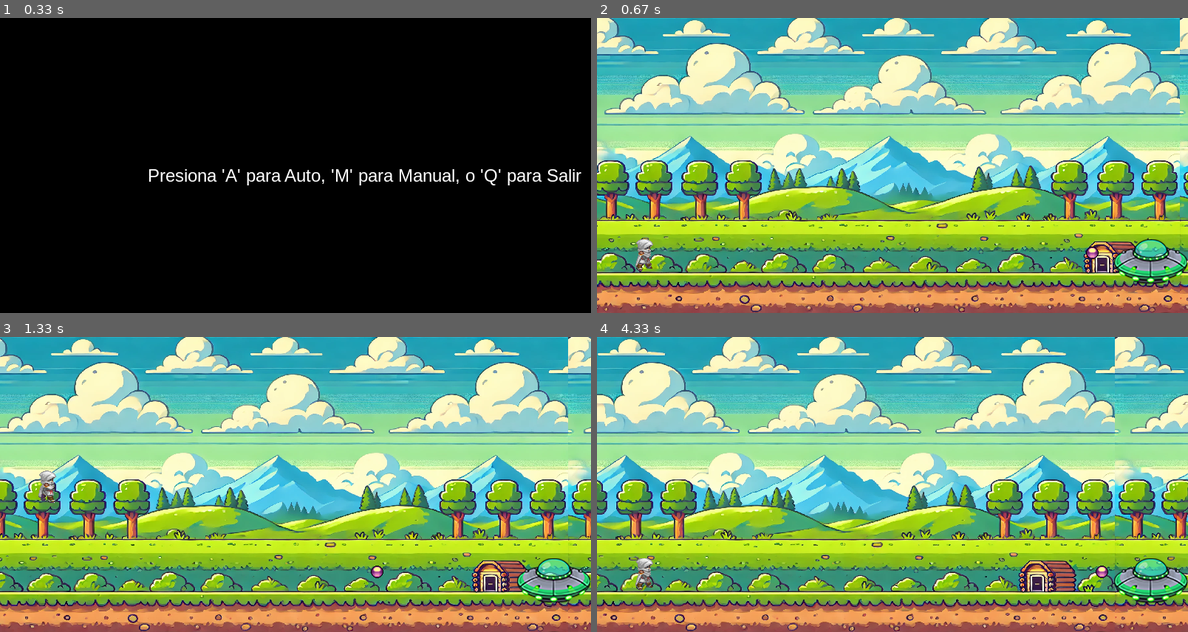
Above: before the commit, frames 1-4 (two rows, left to right).
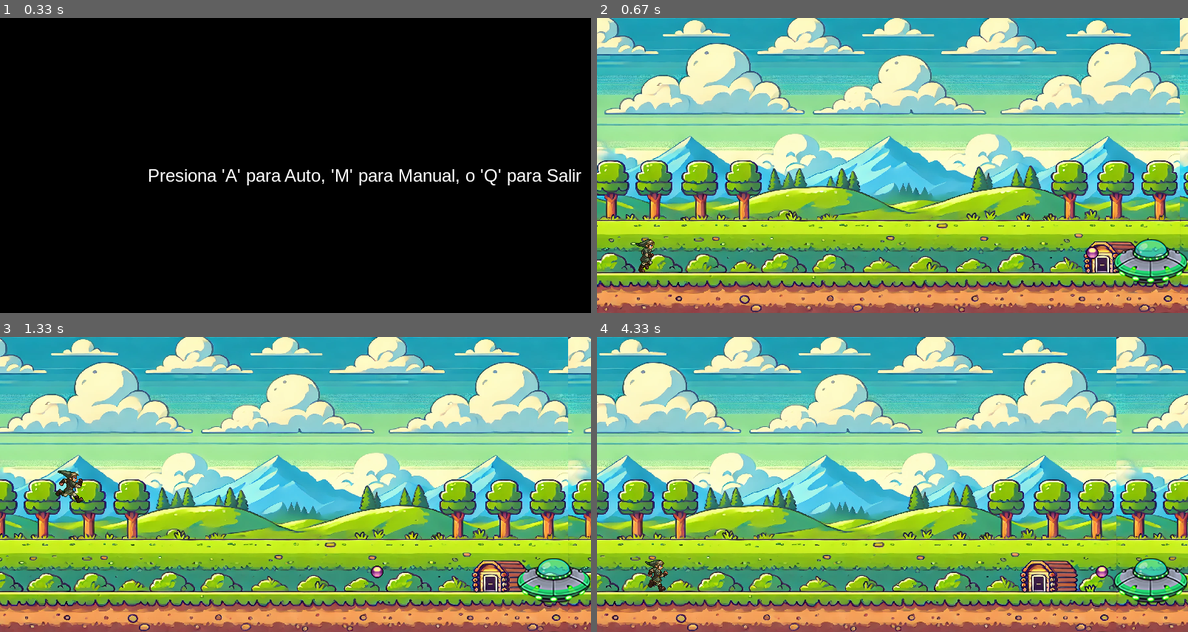
Above: after the commit, the same moments.

Repository: MelvinMG/Apuntes-Actividades-IA
Game: pygame game, started from Proyectos/Juego/game.py
Two runs of this game, one before a commit and one after it. Both use one fixed random seed, a clock stepped at 60 frames per second and the inputs below.
Inputs:
- Up to frame 1 (0.33 s): no input
- Up to frame 2 (0.67 s): hold M from 0.33 s (still down)
- Up to frame 3 (1.33 s): release M at 0.8 s; tap Space at 0.83, 1.23 s; hold D from 1.17 s (still down)
- Up to frame 4 (4.33 s): tap Space at 1.53, 1.73, 2.03, 2.23, 2.53, 2.8, 3.1, 3.57, 3.87, 4.23 s; release D at 1.63 s; hold D 1.67-2.13 s; hold A 2.17-2.7 s; hold A 2.73-3.13 s; tap A at 3.17 s; hold P 3.5-4.13 s; hold D 3.5-4.13 s; hold P from 4.17 s (still down); hold D from 4.17 s (still down)

Frame 1 is identical in both runs. In frame 2, 0.3% of the frame differs, in the area x 6-10%, y 75-87%; in frame 3, 0.5%; in frame 4, 16%, in the area x 0-100%, y 0-100%.

Commit message:
Cambiamos el personaje por link

Diff:
--- /dev/null
+++ b/Proyectos/Juego/assets/sprites/run_frames_ConFondo/quitar_fondo.py
@@ -0,0 +1,27 @@
+import os
+from PIL import Image
+
+def make_background_transparent(img_path, output_path, bg_color=(255, 255, 255)):
+    img = Image.open(img_path).convert("RGBA")
+    datas = img.getdata()
+
+    new_data = []
+    for item in datas:
+        if item[0] >= bg_color[0] and item[1] >= bg_color[1] and item[2] >= bg_color[2]:
+            new_data.append((255, 255, 255, 0))  # transparente
+        else:
+            new_data.append(item)
+
+    img.putdata(new_data)
+    img.save(output_path)
+
+input_folder = '.'  # carpeta actual
+output_folder = './run_frames_transparent'
+os.makedirs(output_folder, exist_ok=True)
+
+for filename in os.listdir(input_folder):
+    if filename.endswith('.png'):
+        input_path = os.path.join(input_folder, filename)
+        output_path = os.path.join(output_folder, filename)
+        make_background_transparent(input_path, output_path)
+        print(f'Procesado {filename}')
--- a/Proyectos/Juego/game.py
+++ b/Proyectos/Juego/game.py
@@ -1,5 +1,6 @@
 import pygame
 import random
+import os
 
 # Inicializar Pygame
 pygame.init()
@@ -22,9 +23,9 @@
 
 # Variables de salto
 salto = False
-salto_altura = 15  # Velocidad inicial de salto
 gravedad = 1
 en_suelo = True
+velocidad_salto = 0  # velocidad vertical durante el salto
 
 # Variables de pausa y menú
 pausa = False
@@ -35,13 +36,12 @@
 # Lista para guardar los datos de velocidad, distancia y salto (target)
 datos_modelo = []
 
-# Cargar las imágenes
-jugador_frames = [
-    pygame.image.load('assets/sprites/mono_frame_1.png'),
-    pygame.image.load('assets/sprites/mono_frame_2.png'),
-    pygame.image.load('assets/sprites/mono_frame_3.png'),
-    pygame.image.load('assets/sprites/mono_frame_4.png')
-]
+run_frames_path = 'assets/sprites/run_frames'
+jugador_frames = []
+for i in range(1, 11):  # Ajusta el rango según tus frames
+    img_path = os.path.join(run_frames_path, f'link_frame_{i}.png')
+    img = pygame.image.load(img_path).convert_alpha()
+    jugador_frames.append(img)
 
 bala_img = pygame.image.load('assets/sprites/purple_ball.png')
 fondo_img = pygame.image.load('assets/game/fondo2.png')
@@ -85,17 +85,15 @@
 
 # Función para manejar el salto
 def manejar_salto():
-    global jugador, salto, salto_altura, gravedad, en_suelo
+    global jugador, salto, gravedad, en_suelo, velocidad_salto
 
     if salto:
-        jugador.y -= salto_altura  # Mover al jugador hacia arriba
-        salto_altura -= gravedad  # Aplicar gravedad (reduce la velocidad del salto)
-
-        # Si el jugador llega al suelo, detener el salto
+        jugador.y -= velocidad_salto
+        velocidad_salto -= gravedad
+
         if jugador.y >= h - 100:
             jugador.y = h - 100
             salto = False
-            salto_altura = 15  # Restablecer la velocidad de salto
             en_suelo = True
 
 # Función para actualizar el juego
@@ -119,6 +117,7 @@
     pantalla.blit(fondo_img, (fondo_x2, 0))
 
     # Animación del jugador
+    global current_frame, frame_count
     frame_count += 1
     if frame_count >= frame_speed:
         current_frame = (current_frame + 1) % len(jugador_frames)
@@ -202,43 +201,58 @@
     mostrar_menu()  # Mostrar el menú de nuevo para seleccionar modo
 
 def main():
-    global salto, en_suelo, bala_disparada
+    global salto, en_suelo, bala_disparada, pausa, menu_activo, modo_auto, velocidad_salto
 
     reloj = pygame.time.Clock()
     mostrar_menu()  # Mostrar el menú al inicio
     correr = True
+
+    mover_izquierda = False
+    mover_derecha = False
 
     while correr:
         for evento in pygame.event.get():
             if evento.type == pygame.QUIT:
                 correr = False
             if evento.type == pygame.KEYDOWN:
-                if evento.key == pygame.K_SPACE and en_suelo and not pausa:  # Detectar la tecla espacio para saltar
+                if evento.key == pygame.K_SPACE and en_suelo and not pausa:
                     salto = True
                     en_suelo = False
-                if evento.key == pygame.K_p:  # Presiona 'p' para pausar el juego
+                    velocidad_salto = 15  # Establecer velocidad inicial salto
+                if evento.key == pygame.K_p:
                     pausa_juego()
-                if evento.key == pygame.K_q:  # Presiona 'q' para terminar el juego
+                if evento.key == pygame.K_q:
                     print("Juego terminado. Datos recopilados:", datos_modelo)
                     pygame.quit()
                     exit()
+                if evento.key == pygame.K_a:
+                    mover_izquierda = True
+                if evento.key == pygame.K_d:
+                    mover_derecha = True
+
+            if evento.type == pygame.KEYUP:
+                if evento.key == pygame.K_a:
+                    mover_izquierda = False
+                if evento.key == pygame.K_d:
+                    mover_derecha = False
 
         if not pausa:
-            # Modo manual: el jugador controla el salto
+            if mover_izquierda:
+                jugador.x -= 5
+            if mover_derecha:
+                jugador.x += 5
+
             if not modo_auto:
                 if salto:
                     manejar_salto()
-                # Guardar los datos si estamos en modo manual
                 guardar_datos()
 
-            # Actualizar el juego
             if not bala_disparada:
                 disparar_bala()
             update()
 
-        # Actualizar la pantalla
         pygame.display.flip()
-        reloj.tick(30)  # Limitar el juego a 30 FPS
+        reloj.tick(30)
 
     pygame.quit()
 
Binary file added: Proyectos/Juego/assets/sprites/link_frame_run.png
Binary file added: Proyectos/Juego/assets/sprites/run_frames/link_frame_1.png
Binary file added: Proyectos/Juego/assets/sprites/run_frames/link_frame_10.png
Binary file added: Proyectos/Juego/assets/sprites/run_frames/link_frame_2.png
Binary file added: Proyectos/Juego/assets/sprites/run_frames/link_frame_3.png
Binary file added: Proyectos/Juego/assets/sprites/run_frames/link_frame_4.png
Binary file added: Proyectos/Juego/assets/sprites/run_frames/link_frame_5.png
Binary file added: Proyectos/Juego/assets/sprites/run_frames/link_frame_6.png
Binary file added: Proyectos/Juego/assets/sprites/run_frames/link_frame_7.png
Binary file added: Proyectos/Juego/assets/sprites/run_frames/link_frame_8.png
Binary file added: Proyectos/Juego/assets/sprites/run_frames/link_frame_9.png
Binary file added: Proyectos/Juego/assets/sprites/run_frames_ConFondo/RUN_FRAMES_TRANSPARENT/link_frame_1.png
(and 19 more such lines)
